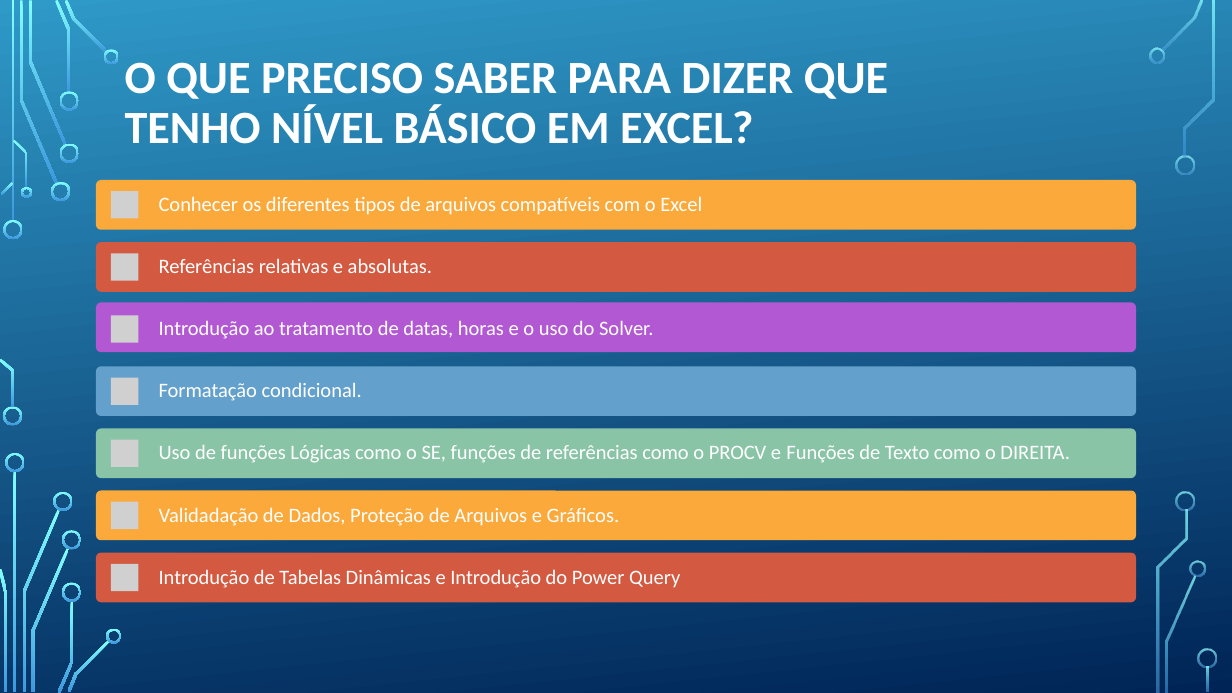
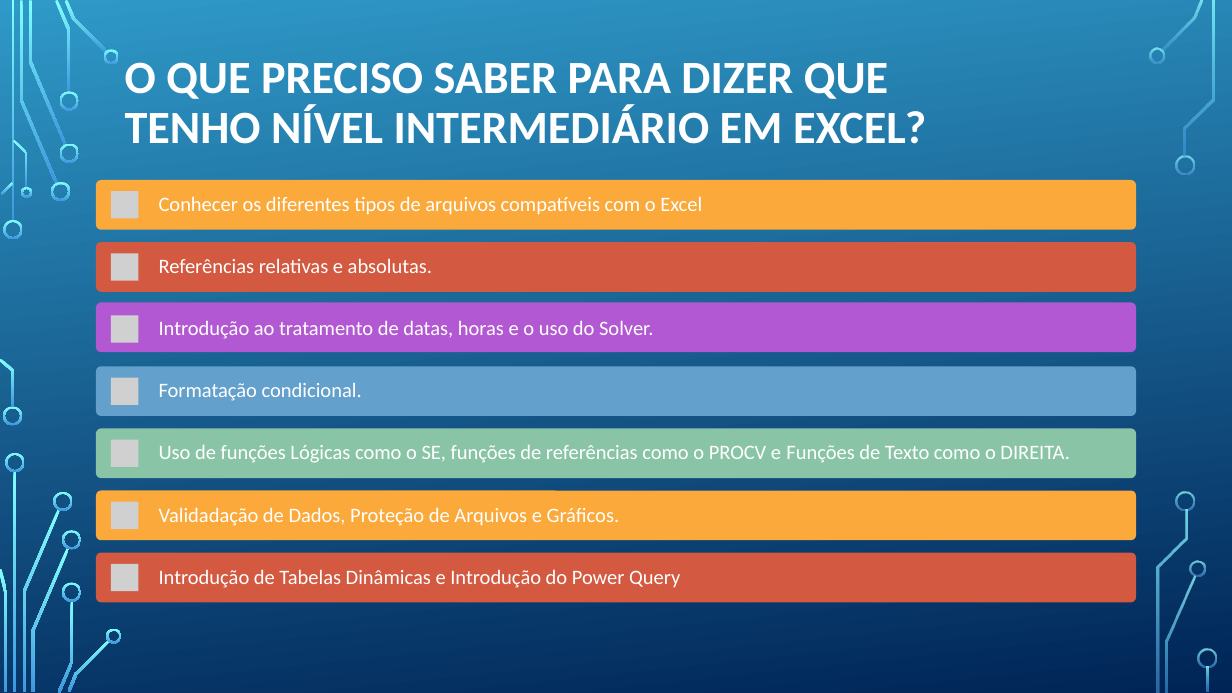
Before and after one commit to VitorKaviski/Curso_Kaviski_Excel_Basico_ao_Avancado, a slide deck: slide 4 of Curso Excel/Intermediário/Aula 1/Aula 1 - Excel/Curso Excel - Intermediário.pptx (slide 3 before the commit). Drawn at 1232x693 pixels with LibreOffice and Linux fonts; fonts in the diff are those of the drawing; grey boxes stand for pictures; background and template pictures are left out. Boxes give left, top, right and bottom in pixels: in the first picture for what was removed or moved away, otherwise in the second. Text is boxed around its words. In the diff, an @@ line names an element or a change of style, - is before the commit and + after.

```diff
--- a/Curso Excel/Intermediário/Aula 1/Aula 1 - Excel/Curso Excel - Intermediário.pptx
+++ b/Curso Excel/Intermediário/Aula 1/Aula 1 - Excel/Curso Excel - Intermediário.pptx
@@ title at [125,62,926,144]: text changed @@
-O QUE PRECISO SABER PARA DIZER QUE TENHO NÍVEL BÁSICO EM EXCEL?
+O QUE PRECISO SABER PARA DIZER QUE TENHO NÍVEL INTERMEDIÁRIO EM EXCEL?
```
Also in this commit, not shown: 1 other slide changed, 26 other files.
